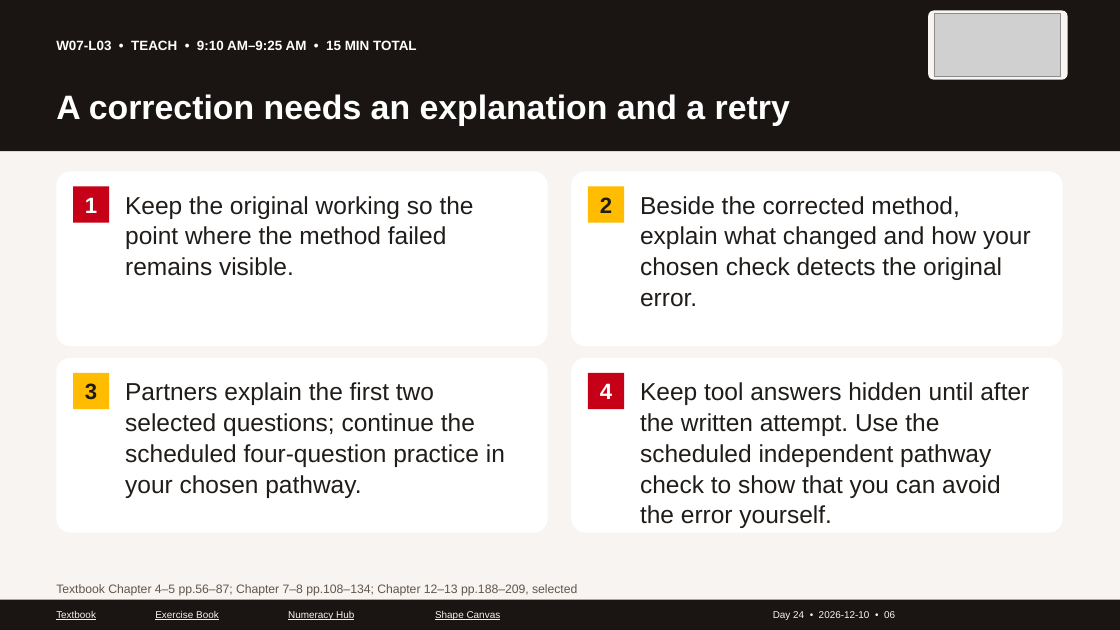
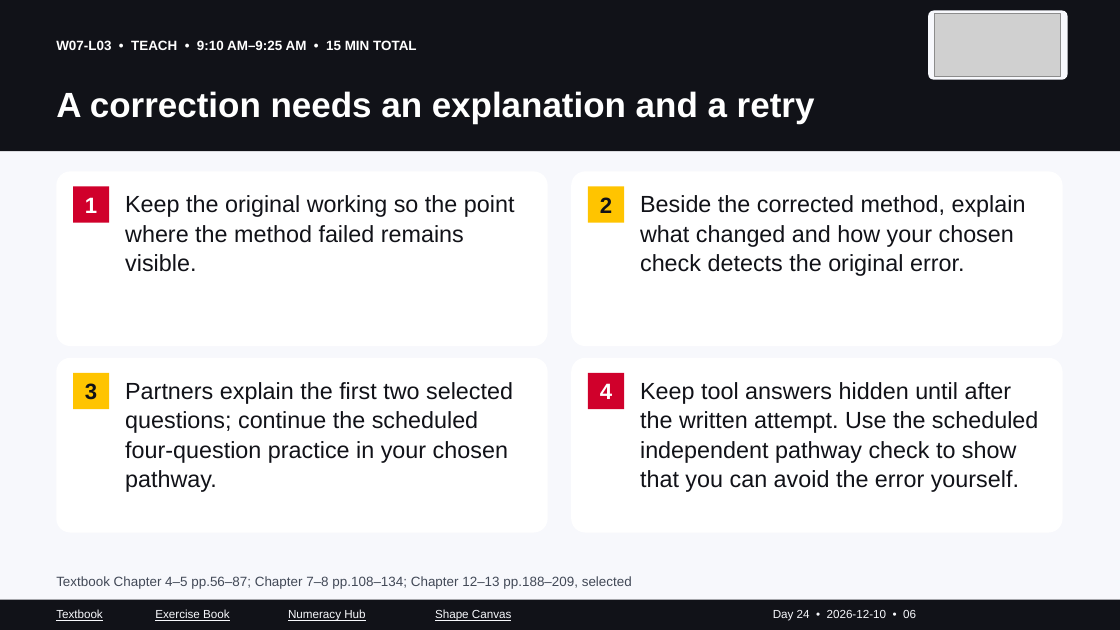
Before and after one commit to GOSTROGIS/access-trades-numeracy, a slide deck: slide 6 of carpentry/intake-141/PowerPoint/Day-24_2026-12-10_Week-7.pptx. Drawn at 1120x630 pixels with LibreOffice and Linux fonts; fonts in the diff are those of the drawing; grey boxes stand for pictures. Boxes give left, top, right and bottom in pixels: in the first picture for what was removed or moved away, otherwise in the second. Text is boxed around its words. In the diff, an @@ line names an element or a change of style, - is before the commit and + after.

Commit message:
Fix slide layout collisions and strengthen colour contrast

```diff
--- a/carpentry/intake-141/PowerPoint/Day-24_2026-12-10_Week-7.pptx
+++ b/carpentry/intake-141/PowerPoint/Day-24_2026-12-10_Week-7.pptx
@@ background #F7F4F1 to #F7F8FC @@
@@ rectangle at bbox=[0, 0, 1120, 151]: fill #1A1512 to #111218 @@
@@ text "A correction needs an explanation ..." at bbox=[56, 91, 815, 124]: size 29 to 30 pt; less space between paragraphs @@
@@ rectangle "1" at bbox=[73, 187, 109, 223]: fill #C60016 to #D0002B @@
@@ rectangle "2" at bbox=[588, 187, 624, 223]: text colour #201C19 to #111218; fill #FFBC00 to #FFC400 @@
@@ rectangle "3" at bbox=[73, 373, 109, 409]: text colour #201C19 to #111218; fill #FFBC00 to #FFC400 @@
@@ rectangle "4" at bbox=[588, 373, 624, 409]: fill #C60016 to #D0002B @@
@@ size 21 to 20 pt, text colour #201C19 to #111218; less space between paragraphs in 4 elements at bbox=[125, 195, 515, 272], bbox=[640, 195, 1026, 276], bbox=[125, 382, 513, 492], bbox=[640, 382, 1038, 492] @@
@@ text "Textbook Chapter 4–5 pp.56–87; Chapter ...": place and size @@
-text "Textbook Chapter 4–5 pp.56–87; Chapter ..." at bbox=[56, 584, 577, 596]
+text "Textbook Chapter 4–5 pp.56–87; Chapter ..." at bbox=[56, 576, 632, 589]
@@ text "Textbook Chapter 4–5 pp.56–87; Chapter ..." at bbox=[56, 576, 632, 589]: size 10.5 to 11.5 pt, text colour #62564B to #424957; less space between paragraphs @@
@@ rectangle at bbox=[0, 600, 1120, 630]: fill #1A1512 to #111218 @@
@@ size 8.5 to 10 pt, text colour #F7F4F1 to #F7F8FC; less space between paragraphs in 5 elements at bbox=[773, 610, 916, 621], bbox=[288, 609, 365, 621], bbox=[435, 609, 511, 621], bbox=[155, 609, 230, 621], bbox=[56, 609, 103, 621] @@
```
Also in this commit, not shown: 50 other slides changed, 51 other files.
